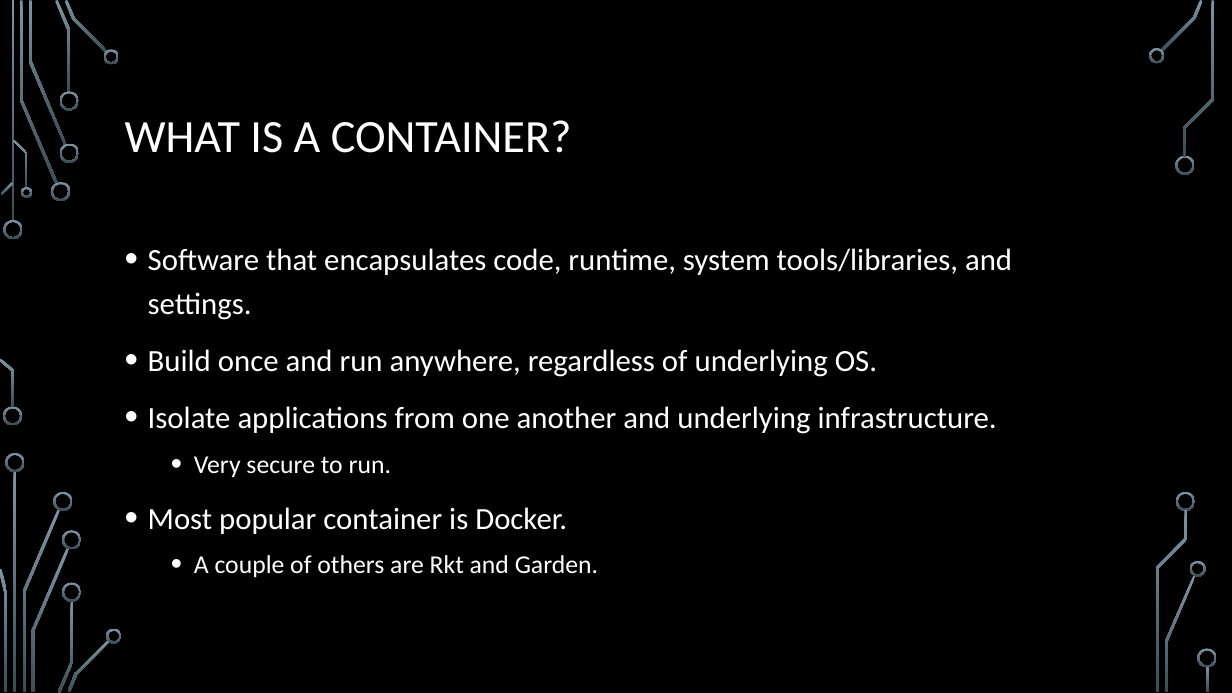
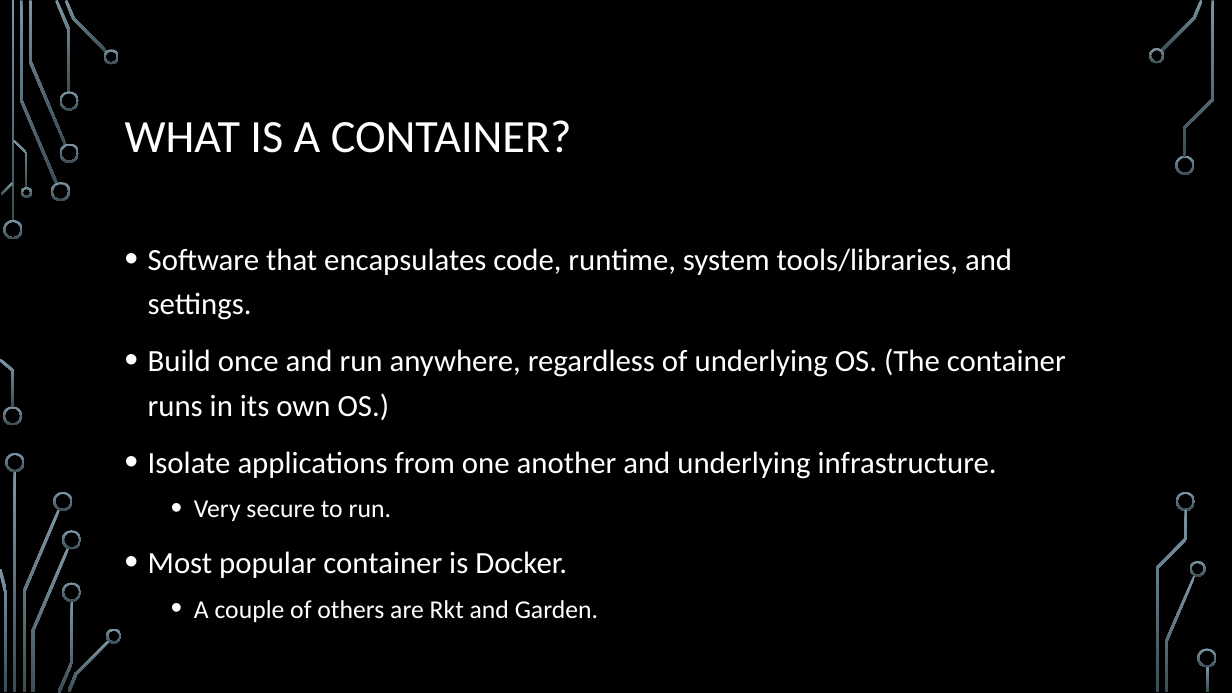
Before and after one commit to jamesche75/Linux-Boot-Camp, a slide deck: slide 4 of Modules/Module 3 - Intro to Docker/Module 3 - Intro to Docker.pptx. Drawn at 1232x693 pixels with LibreOffice and Linux fonts; fonts in the diff are those of the drawing; background and template pictures are left out. Boxes give left, top, right and bottom in pixels: in the first picture for what was removed or moved away, otherwise in the second. Text is boxed around its words. In the diff, an @@ line names an element or a change of style, - is before the commit and + after.

```diff
--- a/Modules/Module 3 - Intro to Docker/Module 3 - Intro to Docker.pptx
+++ b/Modules/Module 3 - Intro to Docker/Module 3 - Intro to Docker.pptx
@@ text at [148,348,1066,420]: text changed @@
-• Build once and run anywhere, regardless of underlying OS.
+• Build once and run anywhere, regardless of underlying OS. (The container runs in its own OS.)
```
Also in this commit, not shown: 3 other files.
